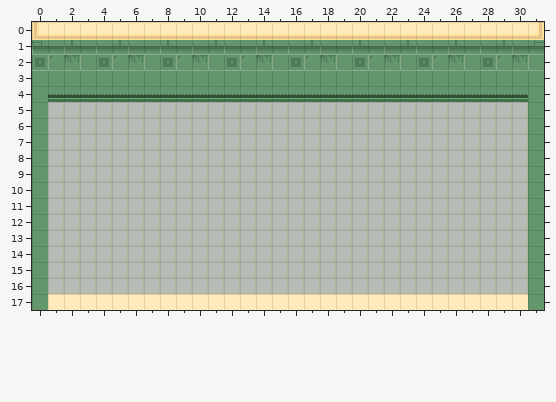
Level history. Tiled map: SuperpositionGame/src/main/resources/superposition/level1.tmx. That is the earlier state.
Cells are 16x16 px. Shown: x 0..31, y 0..17. Layer "Roofs" is drawn 0,-8 px off the grid.
Now the later version:
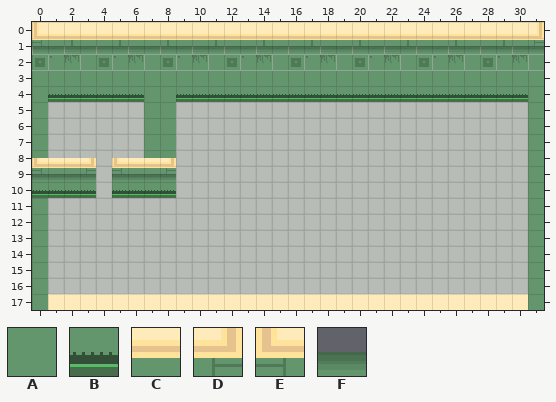
Key: from "spritesheet": A 0, B 3, C 9, D 10, E 10 flipped left-right, F 13.
_ is an empty cell.
Tiles replaced or removed in this view: A, B.
The edit:
Changed rows in their new state; . is an unchanged cell.
Layer "Walls":
first column x 0:
 4 .......AA
 5 .......AA
 6 .......AA
 7 .......AA
 8 .......AA
 9 FFFF.FFFF
10 BBBB.BBBB
Layer "Roofs":
first column x 0:
 9 ECCD.ECCD
